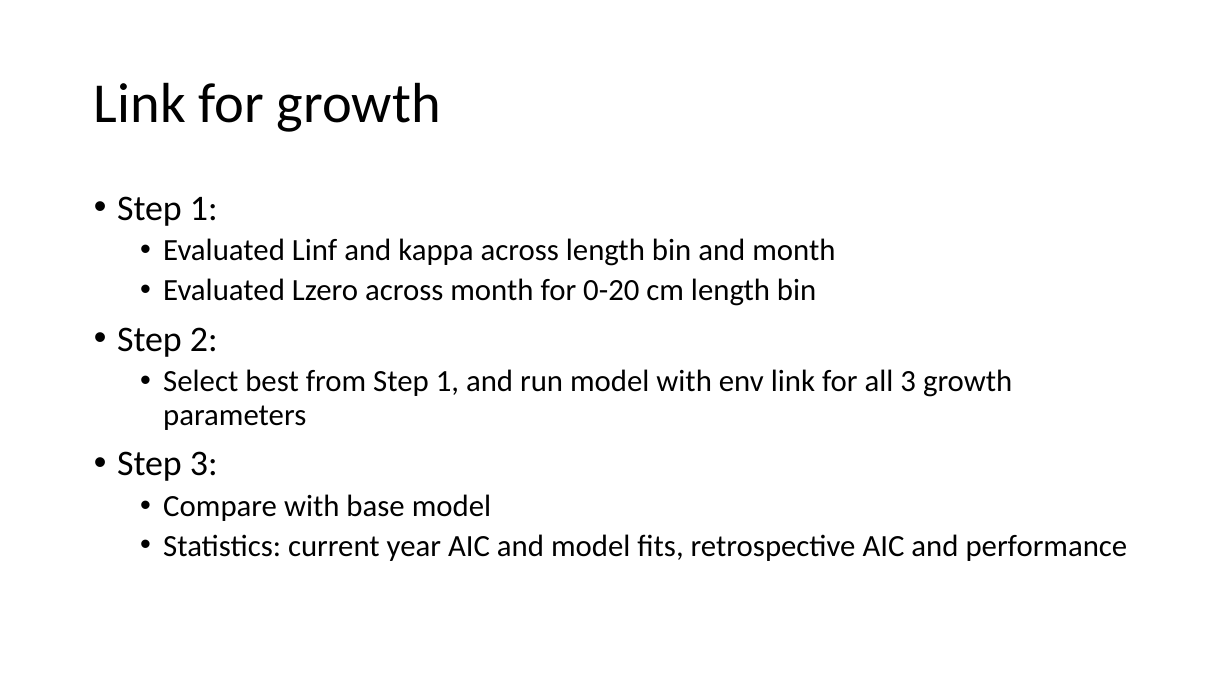
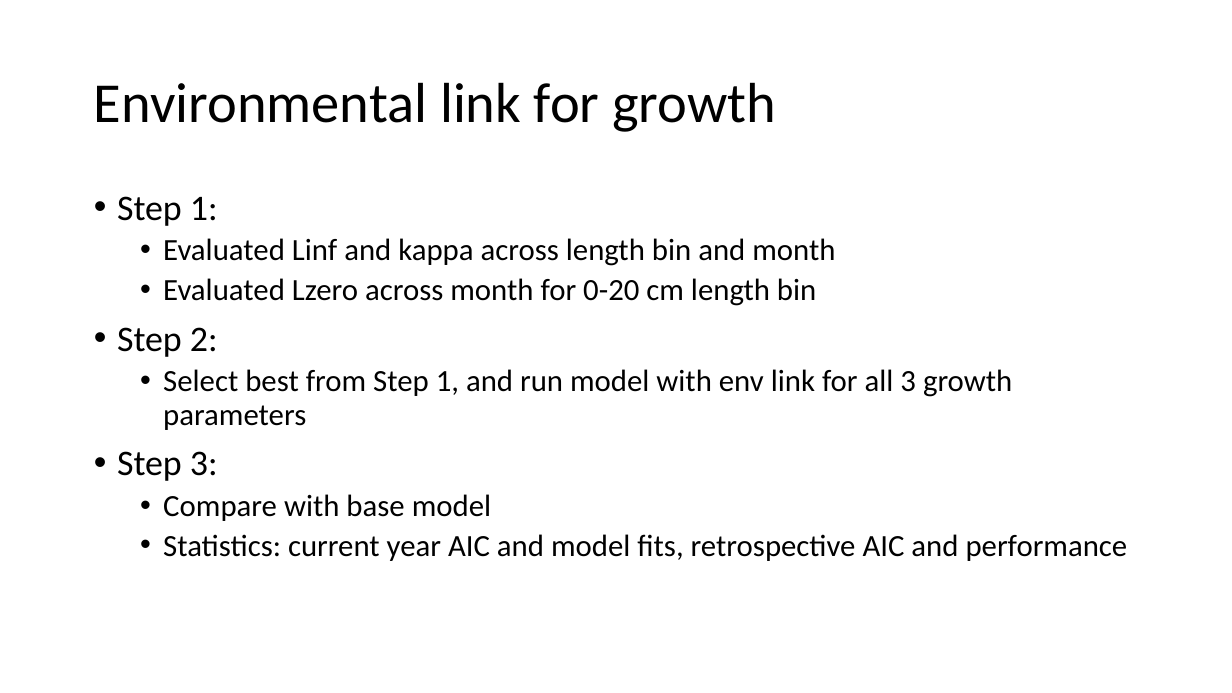
Before and after one commit to pete-hulson/goa_pcod, a slide deck: slide 17 of 2023/presentation/goa_pcod_sept23.pptx (slide 8 before the commit). Drawn at 1232x693 pixels with LibreOffice and Linux fonts; fonts in the diff are those of the drawing. Boxes give left, top, right and bottom in pixels: in the first picture for what was removed or moved away, otherwise in the second. Text is boxed around its words. In the diff, an @@ line names an element or a change of style, - is before the commit and + after.

```diff
--- a/2023/presentation/goa_pcod_sept23.pptx
+++ b/2023/presentation/goa_pcod_sept23.pptx
@@ title at (94, 82, 776, 132): text changed @@
-Link for growth
+Environmental link for growth
```
Also in this commit, not shown: 9 other slides changed, 12 slides added, 5 other files.
